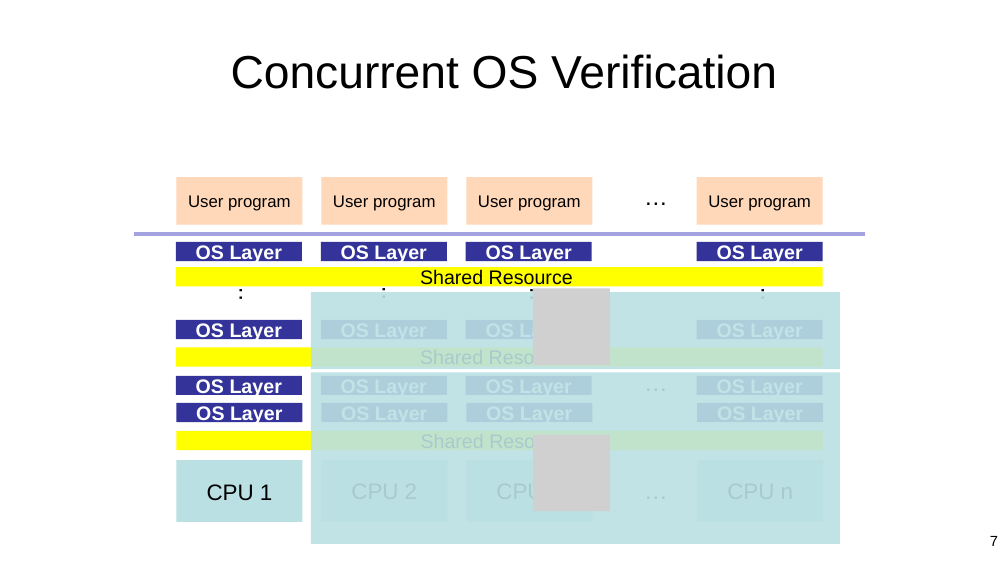
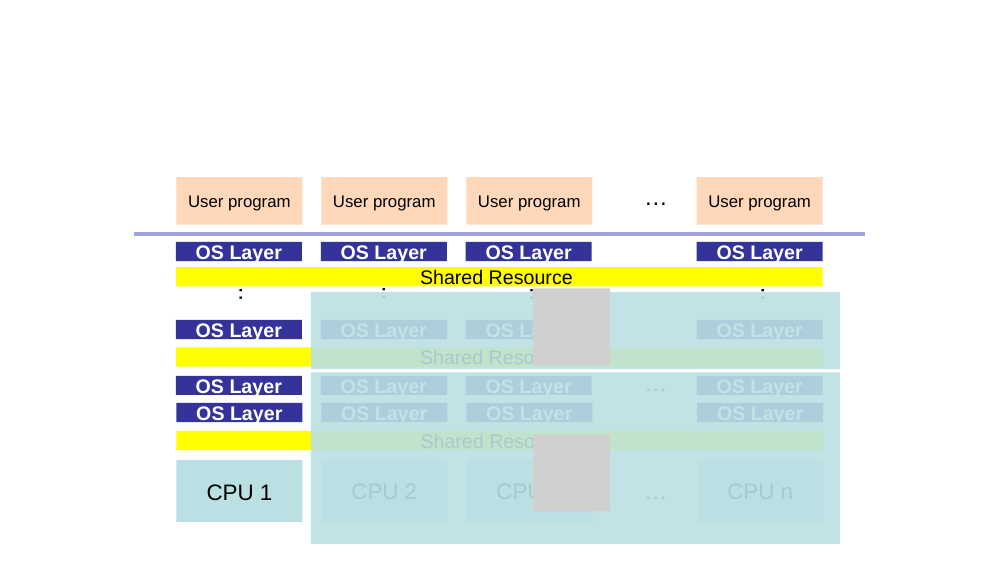
Before and after one commit to jieungkim/phd_thesis, a slide deck: slide 11 of figs/conlink/concurrent_linking.pptx (slide 7 before the commit). Drawn at 1008x567 pixels with LibreOffice and Linux fonts; fonts in the diff are those of the drawing; grey boxes stand for pictures. Boxes give left, top, right and bottom in pixels: in the first picture for what was removed or moved away, otherwise in the second. Text is boxed around its words. In the diff, an @@ line names an element or a change of style, - is before the commit and + after.

```diff
--- a/figs/conlink/concurrent_linking.pptx
+++ b/figs/conlink/concurrent_linking.pptx
@@ title removed at (231, 54, 777, 89) @@
-Concurrent OS Verification
@@ page number removed at (990, 536, 998, 546) @@
-7
```
Also in this commit, not shown: 22 other slides changed, 8 slides added, 13 slides removed, 10 other files.
